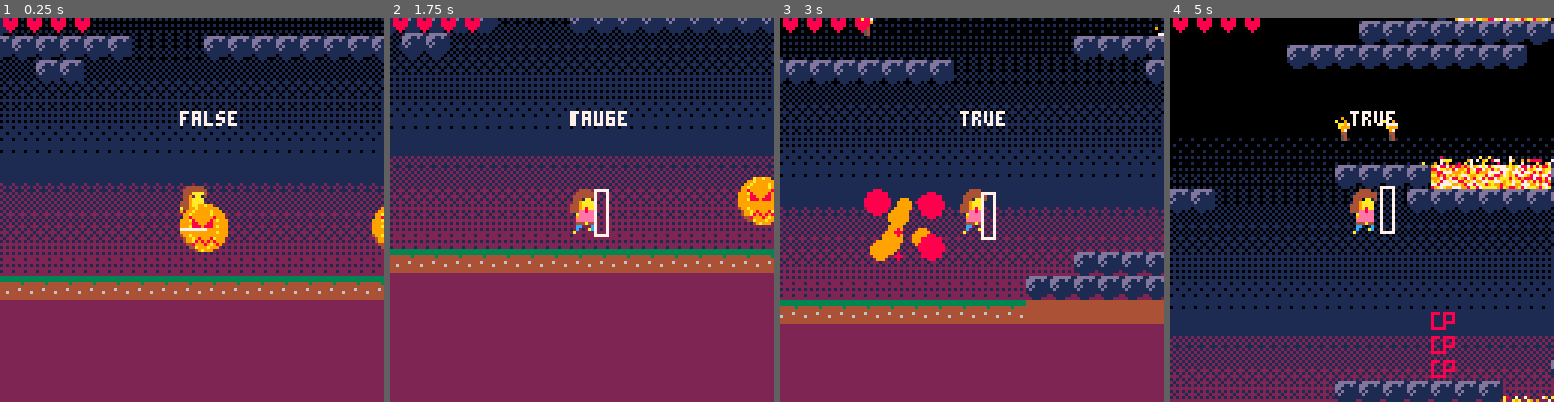
Above: before the commit, frames 1-4 (left to right).
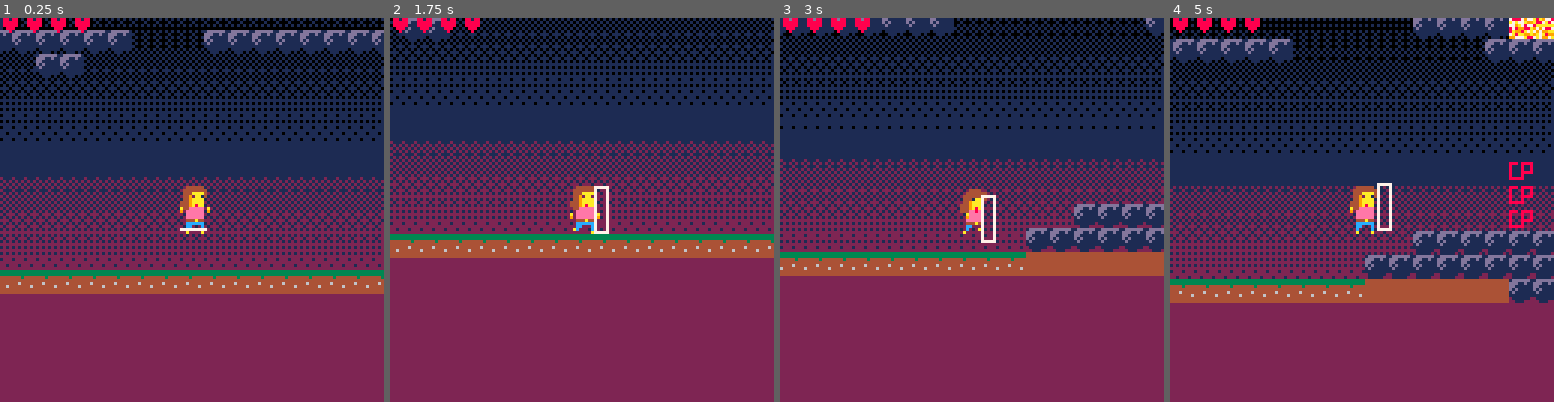
Above: after the commit, the same moments.

Repository: EmilieRobert33/SPOOKJAM
Game: PICO-8 cartridge sp4.p8
The game is run twice, just before and just after one commit, with the same random seed, the same clock (stepped at 60 frames per second) and the same inputs.
Inputs:
- Up to frame 1 (0.25 s): no input
- Up to frame 2 (1.75 s): tap X (X key) at 0.33, 1.07 s; tap O (Z key) at 0.7, 1.7 s; hold Right from 1.6 s (still down)
- Up to frame 3 (3 s): tap X (X key) at 1.85, 2.97 s; release Right at 2.1 s; tap O (Z key) at 2.1, 2.5, 2.9 s; hold Right from 2.47 s (still down)
- Up to frame 4 (5 s): release Right at 3.03 s; hold Left 3.08-3.58 s; tap O (Z key) every 0.4 s from 3.3 to 4.9 s; hold Right 4.02-4.68 s; tap X (X key) at 4.08 s

The runs differ from the first frame. In frame 1, 12% of the frame differs, in the area x 0-100%, y 0-74%; in frame 2, 17%; in frame 3, 39%; in frame 4, 73%, in the area x 0-100%, y 0-100%.

Commit message:
vite fants

Diff:
--- a/sp4.p8
+++ b/sp4.p8
@@ -789,19 +789,19 @@
   timer_f=40
   for i=1,#fants do
    if (p.x>=fants[i].x) then
-    fants[i].x+=0.15
+    fants[i].x+=0.9
     if (abs((fants[i].x)-p.x)<16) p.mort=true--
    end
    if (p.x<=fants[i].x) then
-    fants[i].x-=0.15
+    fants[i].x-=0.9
     if (abs(fants[i].x-(p.x+16))<2) p.mort=true
    end
    if (p.y<=fants[i].y) then
-    fants[i].y-=0.15
+    fants[i].y-=0.9
     if (abs(fants[i].y-(p.y+16))<2) p.mort=true
    end
    if (p.y>=fants[i].y) then
-    fants[i].y+=0.15
+    fants[i].y+=0.9
     if (abs((fants[i].y+16)-p.y)<2) p.mort=true
    end
   end
@@ -809,19 +809,19 @@
   if timer_f<0 then --avec port du mask on go
    for i=1,#fants do
    if (p.x>=fants[i].x) then
-    fants[i].x+=0.15
+    fants[i].x+=0.3
     if (abs((fants[i].x)-p.x)<16) p.mort=true
    end
    if (p.x<=fants[i].x) then
-    fants[i].x-=0.15
+    fants[i].x-=0.3
     if (abs(fants[i].x-(p.x+16))<2) p.mort=true
    end
    if (p.y<=fants[i].y) then
-    fants[i].y-=0.15
+    fants[i].y-=0.3
     if (abs(fants[i].y-(p.y+16))<2) p.mort=true
    end
    if (p.y>=fants[i].y) then
-    fants[i].y+=0.15
+    fants[i].y+=0.3
     if (abs((fants[i].y+16)-p.y)<2) p.mort=true
    end
    -- if (p.x>=fants[i].x) fants[i].x-=0.5
@@ -1205,7 +1205,7 @@
 0000000000000000000000000000000000000000000000000000000000000000000000000000000000000000500000005000000000000000000000000000000000000000000000000000000000000000000000000000000000000000000000000000000000000000000000000000000000000000000000000000000000000000
 0000000000000000000000000000000000000000000000000000006000000000000000000000000000000000504343435000000000000000000000000000000000000000000000000000000000000000000000000000000000000000000000000000000000000000000000000000000000000000000000000000000000000000
 0000000000000000000000000000000000000000000000000000006000000000000000000000000000000000000000005000000000000000000000000000000000000000000000000000000000000000000000000000000000000000000000000000000000000000000000000000000000000000000000000000000000000000
-0000000000000000190000000000000019000000000000000000006000000000505050000050505000000000000000005000000000000000000000000000000000000000000000000000000000000000000000000000000000000000000000000000000000000000000000000000000000000000000000000000000000000000
+0000000000000000000000000000000000000000000000000000006000000000505050000050505000000000000000005000000000000000000000000000000000000000000000000000000000000000000000000000000000000000000000000000000000000000000000000000000000000000000000000000000000000000
 0000000000000000000000000000000000000000000000505050505050500000000000000000000000005050505050504000000000000000000000000000000000000000000000000000000000000000000000000000000000000000000000000000000000000000000000000000000000000000000000000000000000000000
 0000000000000000000000000000000000000000005050505050404040500909090909090909090909095040404040404000000000000000000000000000000000000000000000000000000000000000000000000000000000000000000000000000000000000000000000000000000000000000000000000000000000000000
 5151515151515151515151515151515151515151514141414141414040505252525252525252525252525040404040404000000000000000000000000000000000000000000000000000000000000000000000000000000000000000000000000000000000000000000000000000000000000000000000000000000000000000
